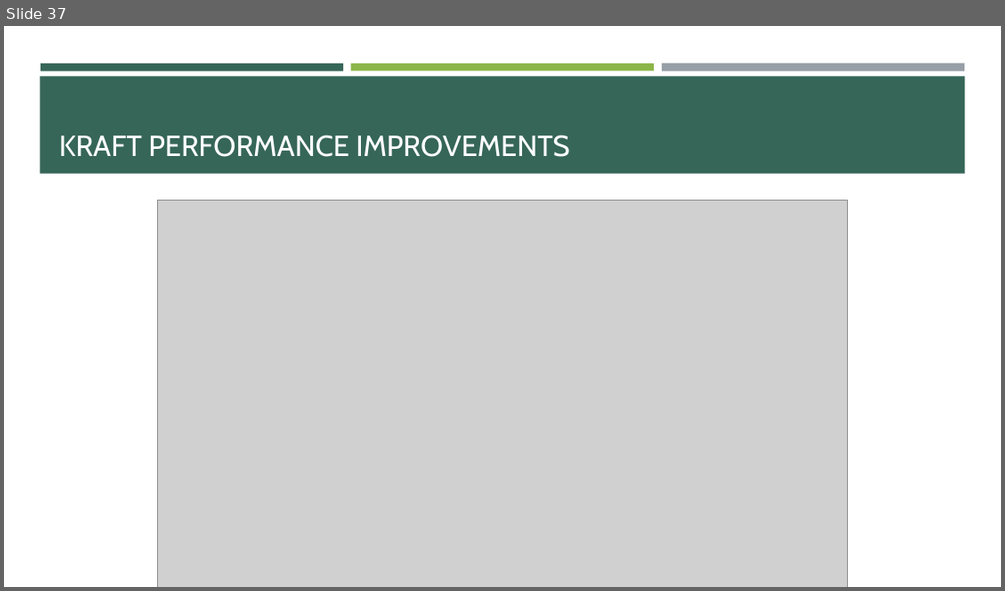
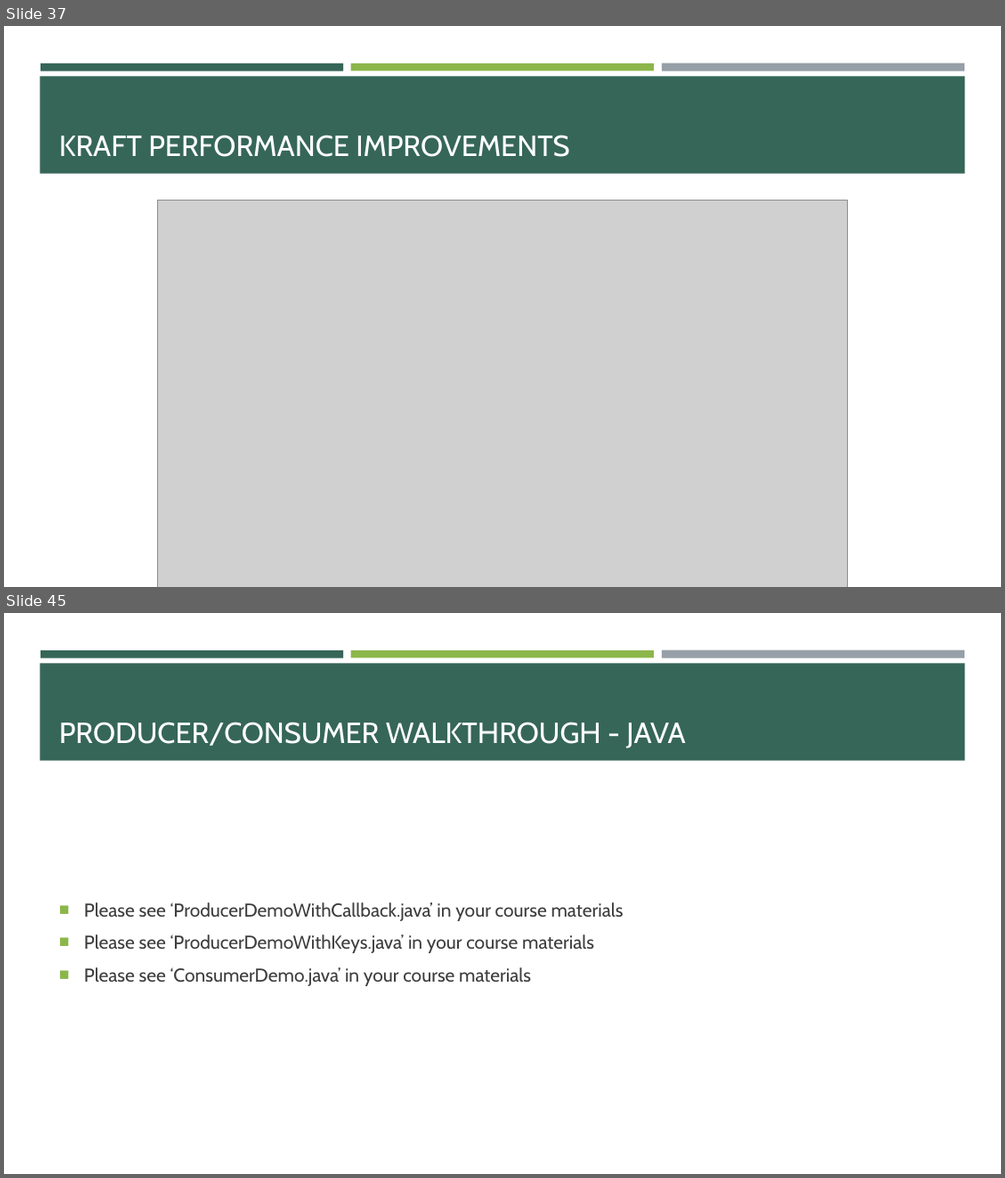
Before and after one commit to e-m-wilson/data_engineering, a slide deck: kafka/Kafka.pptx. Shown one above the other, each under a label of ours: slide 37 before the commit, slides 37 and 45 after it; the slides between them are not shown. The pictures are 1005x591 and 1005x1178 pixels, drawn with LibreOffice and Linux fonts; fonts in the diff are those of the drawing; grey boxes stand for pictures. Boxes give left, top, right and bottom in pixels: in the first picture for what was removed or moved away, otherwise in the second. Text is boxed around its words. In the diff, an @@ line names an element or a change of style, - is before the commit and + after.

```diff
--- a/kafka/Kafka.pptx
+++ b/kafka/Kafka.pptx
@@ slide 45 added at (4,613,1001,1174), background #FFFFFF; not listed: 4 template elements that a slide beside it also shows @@
@@ title added at (59,722,685,748), 28 pt, text #FFFFFF @@
+PRODUCER/CONSUMER WALKTHROUGH - JAVA
@@ text added at (84,902,623,986), 18 pt, text #3D3D3D @@
+■ Please see ‘ProducerDemoWithCallback.java’ in your course materials
+■ Please see ‘ProducerDemoWithKeys.java’ in your course materials
+■ Please see ‘ConsumerDemo.java’ in your course materials
```
Also in this commit, not shown: 2 slides changed, 6 other slides added, 21 other files.
